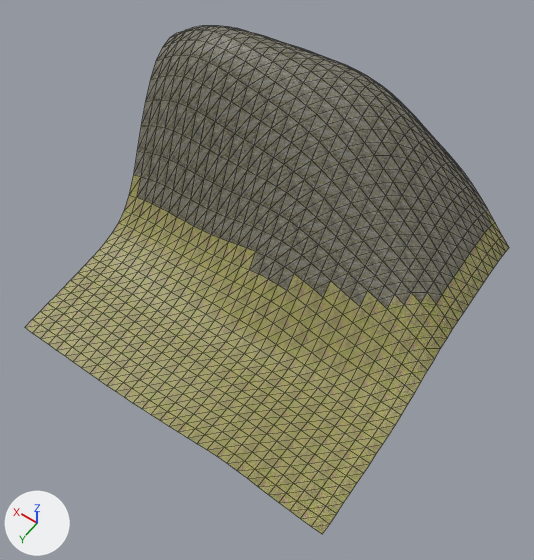
Renders of the glTF model assets/levels/overworld/chunk_-1_3.glb from each side of a commit.
Camera for both pictures: a 50 mm camera at (-47.6, 68.2, 111.4) aimed at (-3.6, 6.5, 14.6). Every picture has the same lights, and +X, +Y and +Z are marked at lower left. The picture after the commit comes second. Mesh edges are drawn as thin lines. Vertices at exactly the same position are counted once.

In view in the first picture: 'chunk_-1_3-col'.
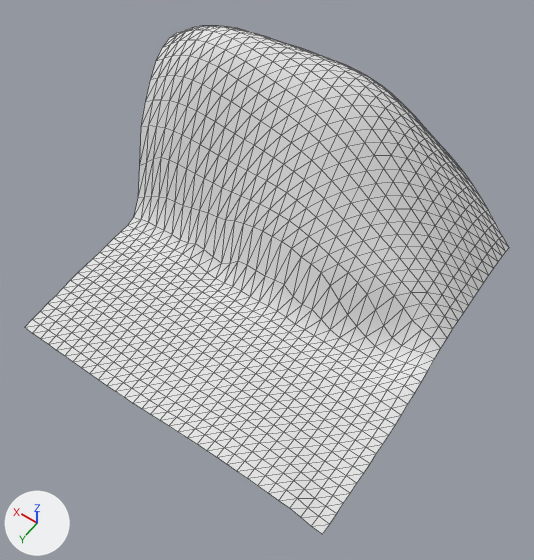
The change in detail:
Material 'terrain' (mat_terrain) is new.
Its base color is (0.8, 0.8, 0.8) (white #e7e7e7).
Its roughness is 1.0.
me_chunk__1_3 has 1089 vertices, 2048 faces and spans x -32.0..32.0, y -32.0..32.0, z -0.1..40.8.
me_chunk__1_3 is used by ob_chunk__1_3_col; location (0.0, 0.0, 0.0).
me_chunk__1_3 part 1: 337 of 1089 vertices moved; they spanned x -32.0..32.0, y -4.0..32.0, z 0.1..22.6 and now span x -32.0..32.0, y -4.0..32.0, z 0.3..22.4; mean shift (0.0, 0.0, -2.1); largest move (0.0, 4.0, 10.8) -> (0.0, 4.0, 2.8).
me_chunk__1_3 part 2: 1062 faces spanning x -32.0..32.0, y -32.0..32.0, z -0.1..13.4 switch from mat_grass (picture img_grass) to mat_terrain (white #e7e7e7).
me_chunk__1_3 part 3: 986 faces spanning x -28.0..32.0, y -32.0..4.0, z 2.8..40.8 switch from mat_cliff (picture img_cliff_stone) to mat_terrain (white #e7e7e7).

What differs and where, as boxes [x1, y1, x2, y2] in the pictures (534 x 560 px; the box of a moved part takes in the faces that stretch with it):
part 1 of me_chunk__1_3, moved or reshaped: [71, 101, 447, 534] in both
part 2 of me_chunk__1_3, recoloured (beige to white): before [25, 175, 509, 534]; after [25, 197, 509, 534]
part 3 of me_chunk__1_3, recoloured (grey to white): before [134, 26, 492, 309]; after [138, 26, 492, 326]
